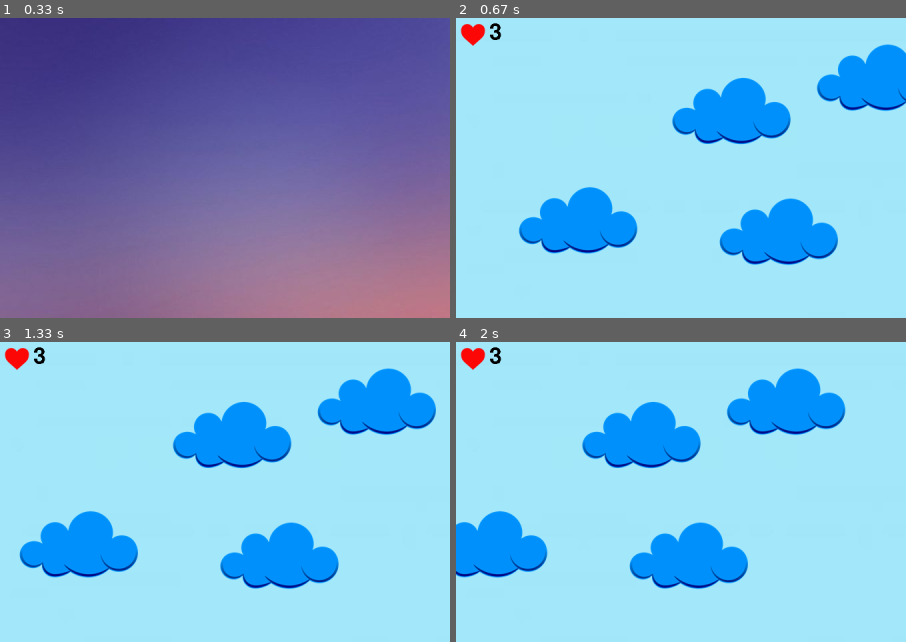
Above: before the commit, frames 1-4 (two rows, left to right).
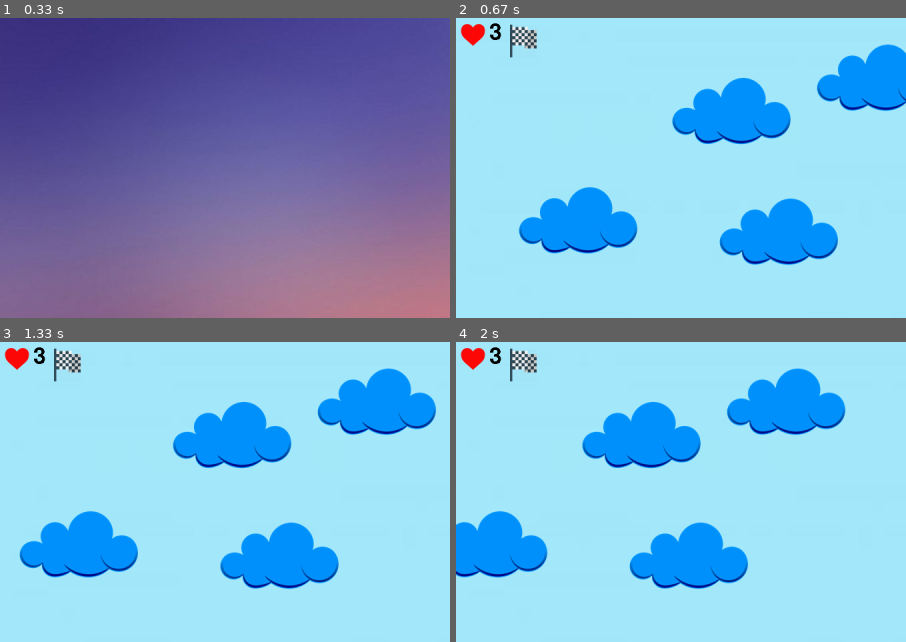
Above: after the commit, the same moments.

Repository: TimerBond/game
Game: pygame game, started from pygame/ProjectPygame/Main.py
The game is run twice, just before and just after one commit, with the same random seed, the same clock (stepped at 60 frames per second) and the same inputs.
Inputs (mouse positions are % of the whole screen's width and height, from its top left):
- Up to frame 1 (0.33 s): no input
- Up to frame 2 (0.67 s): click (50, 50) at 0.38 s
- Up to frame 3 (1.33 s): hold Right 0.67-1.13 s; hold Right from 1.17 s (still down)
- Up to frame 4 (2 s): release Right at 1.63 s; hold Right from 1.67 s (still down); tap V at 1.82 s
The pictures show only the part of the screen within x 0-50%, y 0-50%; the shares and areas given below are measured in that part.

Frame 1 is identical in both runs. In frame 2, 0.4% of the frame differs, in the area x 12-18%, y 2-14%; in frame 3, 0.4%; in frame 4, 0.4%.

Commit message:
Add files via upload

Diff:
--- /dev/null
+++ b/pygame/ProjectPygame/Finish.py
@@ -0,0 +1,12 @@
+import pygame
+
+
+class Finish(pygame.sprite.Sprite):
+    image = pygame.image.load('sprites/finish.png')
+
+    def __init__(self, group, x, y):
+        super().__init__(group)
+        self.image = Finish.image
+        self.rect = self.image.get_rect().move(
+            x, y
+        )
--- a/pygame/ProjectPygame/Main.py
+++ b/pygame/ProjectPygame/Main.py
@@ -10,6 +10,7 @@
 import MainPlayer
 import HeroBullet
 import Heart
+import Finish
 
 
 def terminate():
@@ -63,6 +64,8 @@
                 global player_x, player_y
                 player_x = x * CELL_SIZE
                 player_y = y * CELL_SIZE
+            elif map[y][x] == 'F':
+                Finish.Finish(finish_group, x, y)
     return x, y, count
 
 
@@ -82,6 +85,7 @@
 monsters = pygame.sprite.Group()
 bullets = pygame.sprite.Group()
 hero_bullets = pygame.sprite.Group()
+finish_group = pygame.sprite.Group()
 heart = pygame.sprite.Group()
 h = Heart.Heart(heart)
 
@@ -113,6 +117,7 @@
 player_HP = 3
 superSkill = False
 tap = True
+plus_x = 0
 while running:
     for event in pygame.event.get():
         if event.type == pygame.QUIT:
@@ -185,6 +190,7 @@
         player = MainPlayer.AnimatedSprite(pygame.image.load(image), 8, 1, player_x, player_y, player_group, player_HP, all_blocks)
     if was:
         Camera(all_sprites)
+        plus_x += PLAYER_SPEED
     screen.fill((255, 255, 255))
     back.draw(screen)
     clouds_sprites.draw(screen)
@@ -205,5 +211,6 @@
     heart.draw(screen)
     lifeIcon = lifeFont.render(str(player_HP), False, (0, 0, 0))
     screen.blit(lifeIcon, (50, 5))
+    finish_group.draw(screen)
     clock.tick(10)
     pygame.display.flip()
--- a/pygame/ProjectPygame/maps/map_1.txt
+++ b/pygame/ProjectPygame/maps/map_1.txt
@@ -1,15 +1,15 @@
-....................................................................
-....................................................................
-....................................................................
-....................................................................
-....................................................................
-....................................................................
-....................................................................
-....................................................................
-.......................................................MC...........
-......................C.....C.......C...M..C........C#####..........
-...C.......C........M.########..CM.#########.C...C.########..C....C.
-PC.##..C...##..M.C..################################################
-####################################################################
-####################################################################
-####################################################################
+...................................................................................
+...................................................................................
+...................................................................................
+...................................................................................
+...................................................................................
+...................................................................................
+...................................................................................
+...................................................................................
+.......................................................MC..........................
+......................C.....C.......C...M..C........C#####.........................
+...C.......C........M.########..CM.#########.C...C.########..C....C....C....C....F.
+PC.##..C...##..M.C..###############################################################
+###################################################################################
+###################################################################################
+###################################################################################
Binary file added: pygame/ProjectPygame/sprites/finish.png
